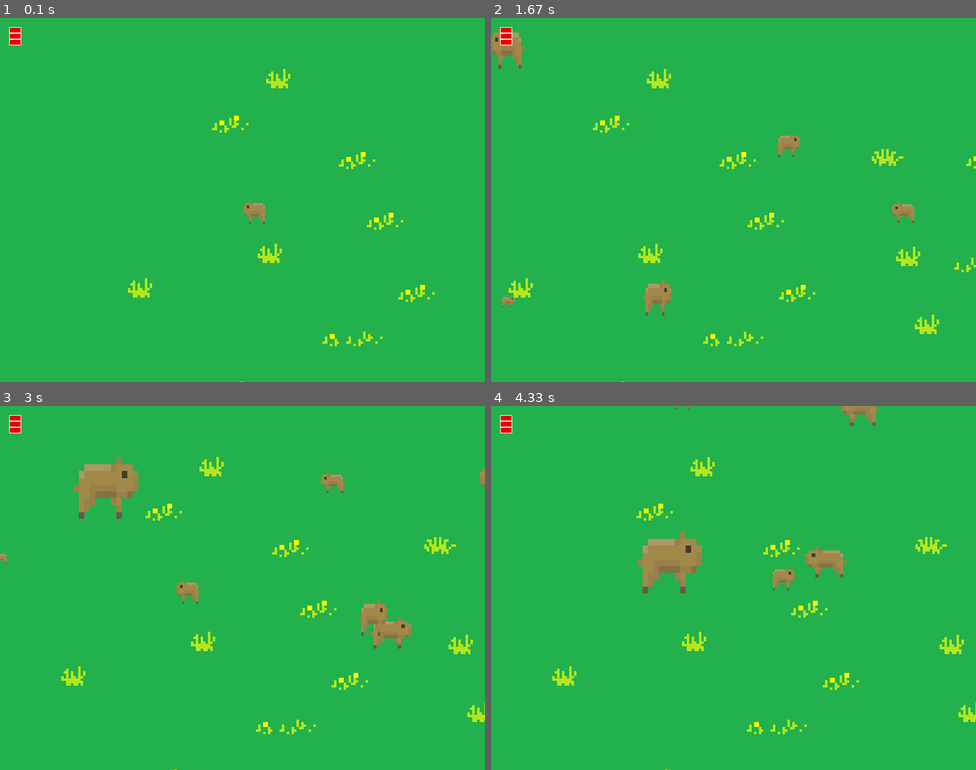
Above: before the commit, frames 1-4 (two rows, left to right).
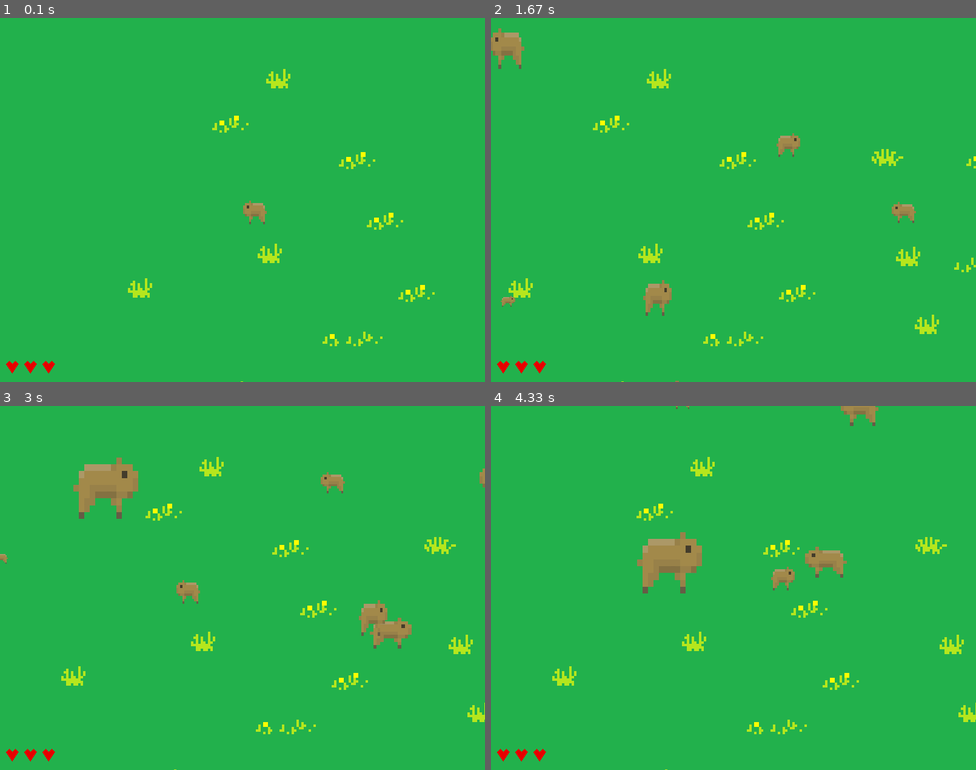
Above: after the commit, the same moments.

Repository: moren126/Cannibara_pygame
Game: pygame game, started from main.py
The game is run twice, just before and just after one commit, with the same random seed, the same clock (stepped at 60 frames per second) and the same inputs.
Inputs:
- Up to frame 1 (0.1 s): no input
- Up to frame 2 (1.67 s): hold Right 0.33-0.8 s; hold Up 0.83-1.13 s; hold Right 1.17-1.63 s
- Up to frame 3 (3 s): hold Left 1.67-2.2 s; hold Down 2.23-2.53 s; hold Left 2.57-2.97 s
- Up to frame 4 (4.33 s): hold Up 3-3.37 s; hold Right 3.4-4.03 s; hold Down from 4.07 s (still down)

The runs differ from the first frame. In frame 1, 0.3% of the frame differs, in the area x 1-12%, y 2-98%; in frame 2, 0.3%; in frame 3, 0.3%; in frame 4, 0.3%.

Commit message:
Hearts added

Diff:
--- a/game.py
+++ b/game.py
@@ -181,7 +181,7 @@
 
 
             # rysowanie wskaźnika poziomu zdrowia
-            HealthMeter.drawHealthMeter(playerObj['health'], DISPLAYSURF, MAXHEALTH)
+            HealthMeter.drawHealthMeter(playerObj['health'], DISPLAYSURF, MAXHEALTH, WINHEIGHT)
 
             # obsługa zdarzeń
             for event in pygame.event.get():
--- a/healthMeter.py
+++ b/healthMeter.py
@@ -1,12 +1,19 @@
 import pygame
 
-WHITE = (255, 255, 255)
 RED = (230, 0, 0)
 
 class HealthMeter:
 
-    def drawHealthMeter(currentHealth, DISPLAYSURF, MAXHEALTH):
+    def drawHealthMeter(currentHealth, DISPLAYSURF, MAXHEALTH, WINHEIGHT):
+
         for i in range(currentHealth):
-            pygame.draw.rect(DISPLAYSURF, RED,   (15, 5 + (10 * MAXHEALTH) - i * 10, 20, 10))
-        for i in range(MAXHEALTH):
-            pygame.draw.rect(DISPLAYSURF, WHITE, (15, 5 + (10 * MAXHEALTH) - i * 10, 20, 10), 1)
+
+            heartVertices = [
+            (20 + ( MAXHEALTH - i - 1 ) * 30 , WINHEIGHT - 15),
+            (10 + ( MAXHEALTH - i - 1 ) * 30 , WINHEIGHT - 30),
+            (15 + ( MAXHEALTH - i - 1 ) * 30 , WINHEIGHT - 35),
+            (20 + ( MAXHEALTH - i - 1 ) * 30 , WINHEIGHT - 30),
+            (25 + ( MAXHEALTH - i - 1 ) * 30 , WINHEIGHT - 35),
+            (30 + ( MAXHEALTH - i - 1 ) * 30 , WINHEIGHT - 30)]
+
+            pygame.draw.polygon(DISPLAYSURF, RED, heartVertices)
